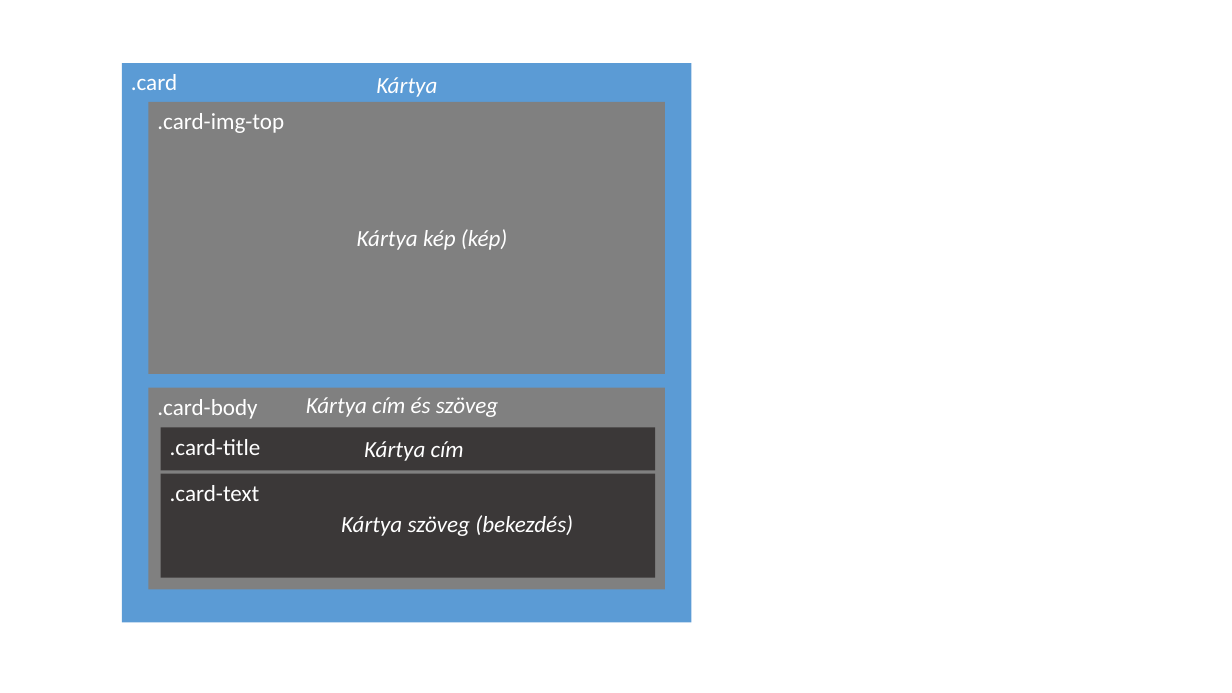
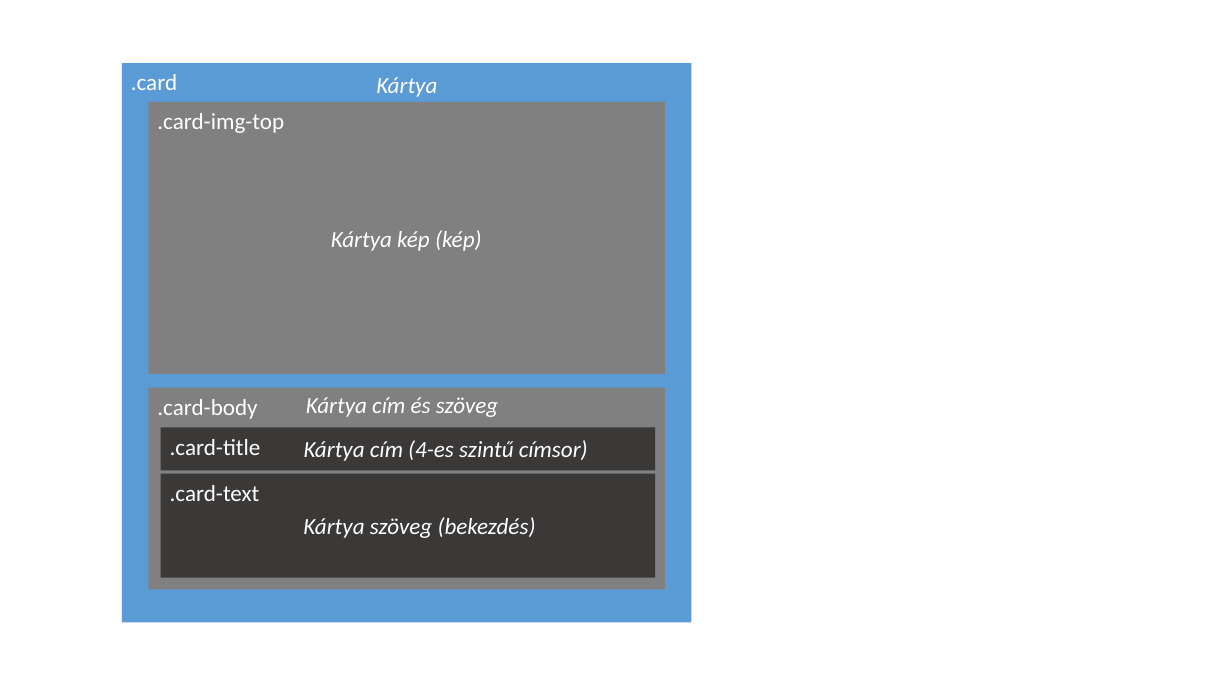
Before and after one commit to sisakz/e2020pre-csudijo, a slide deck: slide 1 of kartya.pptx. Drawn at 1232x693 pixels with LibreOffice and Linux fonts; fonts in the diff are those of the drawing. Boxes give left, top, right and bottom in pixels: in the first picture for what was removed or moved away, otherwise in the second. Text is boxed around its words. In the diff, an @@ line names an element or a change of style, - is before the commit and + after.

```diff
--- a/kartya.pptx
+++ b/kartya.pptx
@@ text "Kártya kép (kép)" moved from (x1=357, y1=229, x2=508, y2=250) to (x1=331, y1=230, x2=482, y2=251) @@
@@ text at (x1=304, y1=440, x2=588, y2=461): text changed @@
-Kártya cím
+Kártya cím (4-es szintű címsor)
@@ text "Kártya szöveg (bekezdés)" moved from (x1=341, y1=515, x2=573, y2=536) to (x1=303, y1=517, x2=536, y2=538) @@
```
Also in this commit, not shown: 16 other files.
